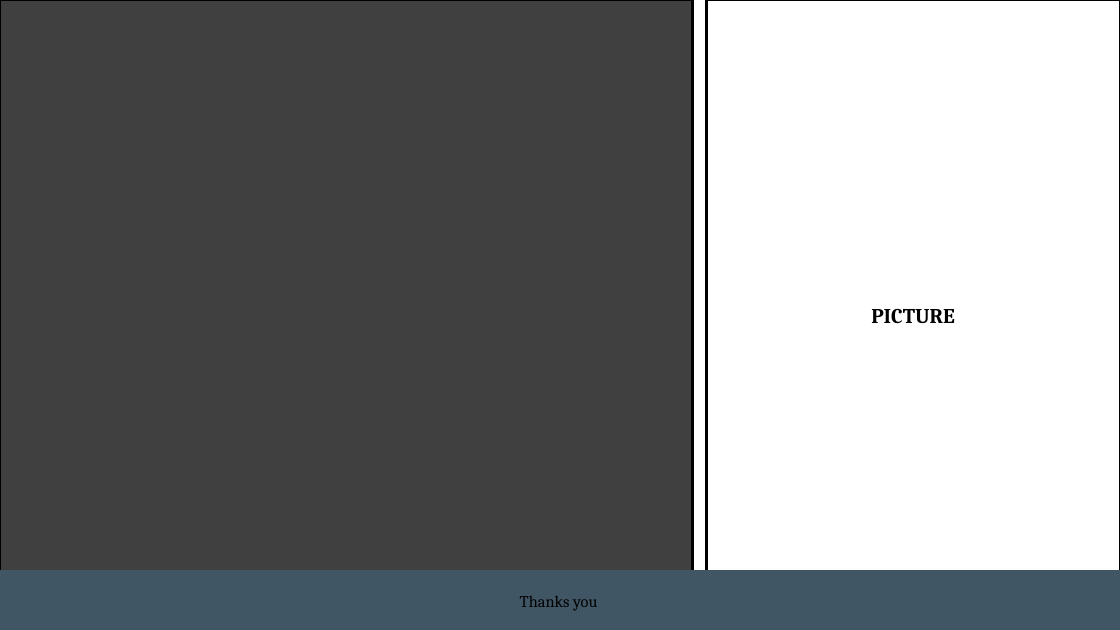
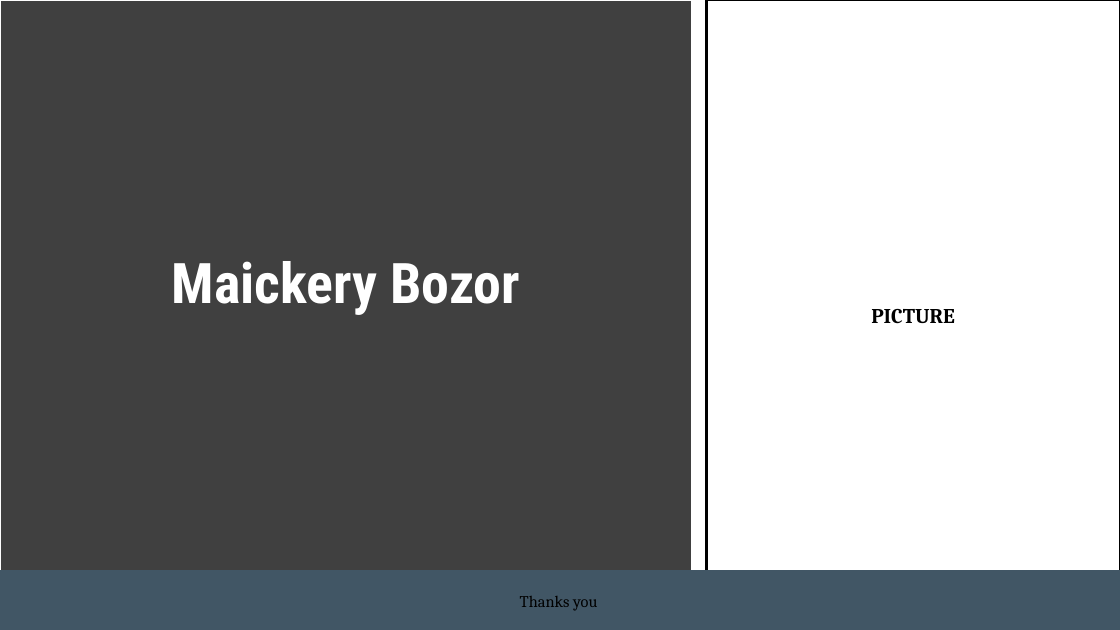
Before and after one commit to Maickery/Child_of_change, a slide deck: slide 19 of Result/Presentation.pptx (slide 21 before the commit). Drawn at 1120x630 pixels with LibreOffice and Linux fonts; fonts in the diff are those of the drawing. Boxes give left, top, right and bottom in pixels: in the first picture for what was removed or moved away, otherwise in the second. Text is boxed around its words. In the diff, an @@ line names an element or a change of style, - is before the commit and + after.

```diff
--- a/Result/Presentation.pptx
+++ b/Result/Presentation.pptx
@@ rectangle "Maickery Bozor" at [0, 0, 692, 630]: outline #000000 2.25 pt to #FFFFFF 2.25 pt @@
@@ text in rectangle at [172, 261, 520, 315]: text added @@
+Maickery Bozor
```
Also in this commit, not shown: 9 other slides changed, 2 slides added, 4 slides removed.
